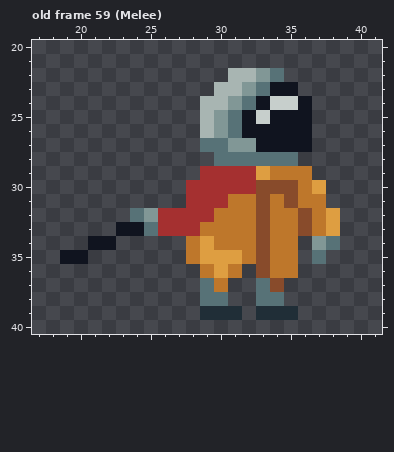
One commit to this pixel-art file: Assets/Sprites/Characters/Player/orange_astronaut.aseprite. The first picture shows the starting point.
64x64 pixels, 63 frames. Shown: old frame 59 (Melee): x 17..41, y 20..40.
The result:
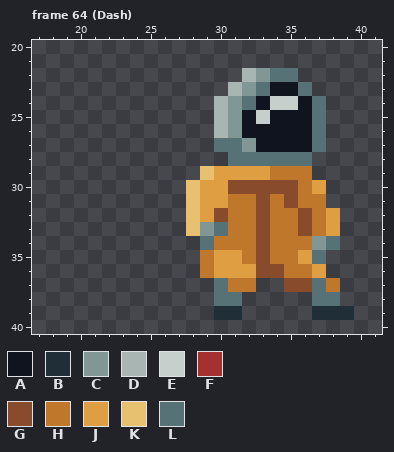
Palette (. is transparent): A #10141f  B #202e37  C #819796  D #a8b5b2  E #c7cfcc  F #a53030  G #884b2b  H #be772b  J #de9e41  K #e8c170  L #577277
A new or re-ordered frame is compared with the old frame closest to it.
The author wrote: Added simple dash mechanic
The exact change:
frames 63 -> 64
Frame 64 (Dash) is new; against old frame 59 (Melee):
The author put colour B in row 39 at x 37 to 39.
Colour H becomes colour C in row 33 at x 29.
Colour L becomes colour C in rows 25 to 26 at x 31.
Colour C becomes colour D in rows 25 to 26 at x 30.
The author put colour G in row 37 at x 35 to 36.
Colour F becomes colour G in row 30 at x 31 to 32.
Colour H becomes colour G in row 32 at x 30; in row 36 at x 34.
The author put colour H in row 34 at x 36; in row 36 at x 36; in row 37 at x 31 to 32 and 38.
Colour J becomes colour H in row 35 at x 29.
The author put colour J in row 35 at x 36; in row 36 at x 32 and 37.
Colour F becomes colour J in row 29 at x 30 to 32; in rows 30 to 31 at x 29 to 30; in row 32 at x 29.
Colour H becomes colour J in row 36 at x 31.
Colour F becomes colour K in row 29 at x 29; in rows 30 to 33 at x 28.
The author put colour L in row 22 at x 35; in row 23 at x 36; in rows 24 to 27 at x 37; in row 28 at x 36; in row 37 at x 37; in row 38 at x 31 and 37 to 38.
Colour C becomes colour L in row 27 at x 31.
Colour H becomes colour L in row 33 at x 30; in row 37 at x 30.
Colour J becomes colour L in row 34 at x 29.
The author cleared colour A in row 33 at x 23 to 24; in row 34 at x 21 to 22; in row 35 at x 19 to 20.
The author cleared colour B in row 39 at x 29 and 33 to 35.
The author cleared colour C in row 32 at x 25.
The author cleared colour D in row 22 at x 31; in row 23 at x 30; in rows 24 to 26 at x 29.
The author cleared colour F in rows 32 to 33 at x 26 to 27.
The author cleared colour G in row 37 at x 34.
The author cleared colour H in rows 34 to 35 at x 28.
The author cleared colour L in row 27 at x 29; in row 28 at x 30; in row 32 at x 24; in row 33 at x 25; in row 37 at x 29 and 33; in row 38 at x 29 and 33 to 34.
Changed places in both pictures, as pixel boxes (x1, y1, x2, y2):
changed: (60, 68, 354, 320)
